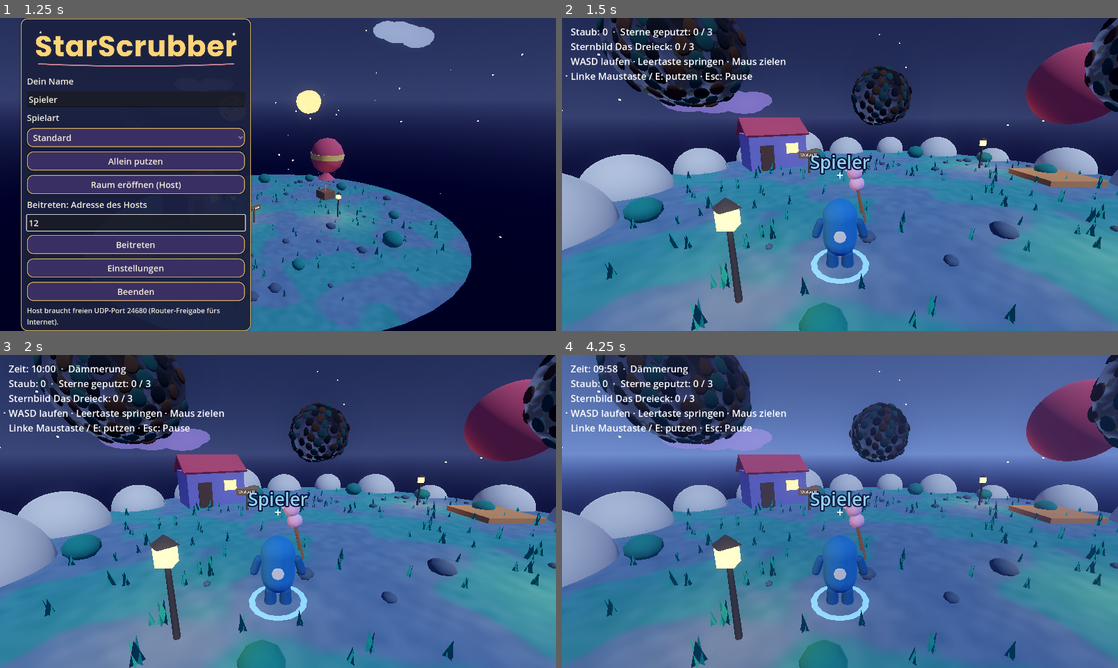
Above: before the commit, frames 1-4 (two rows, left to right).
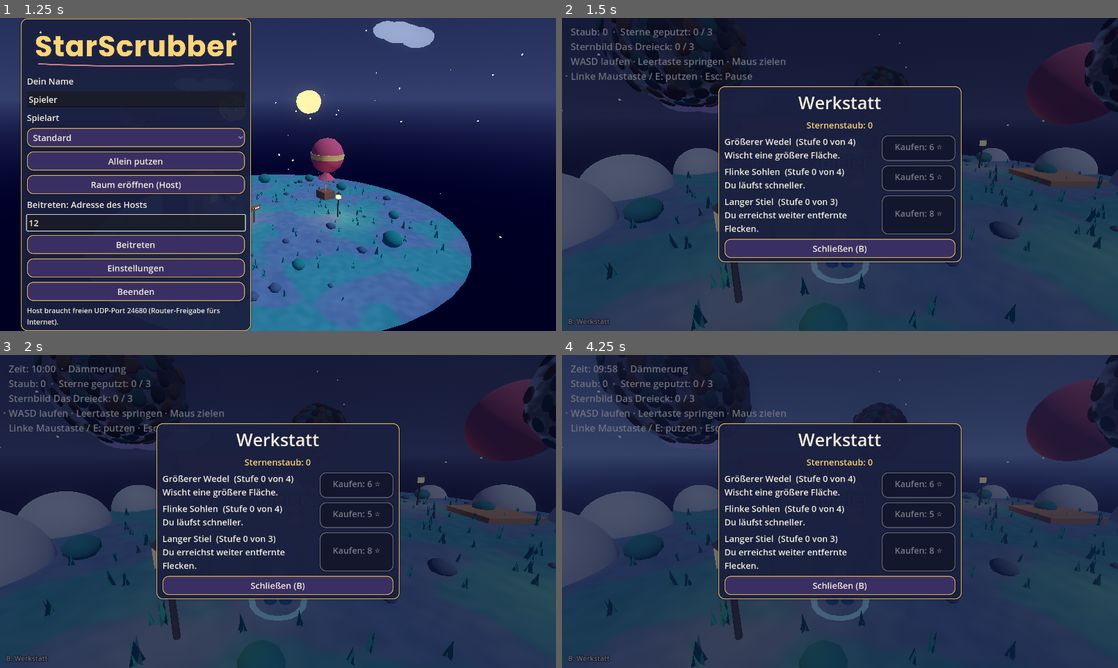
Above: after the commit, the same moments.

Repository: ClaudeAIDriven/sternenhausmeister
Game: Godot game, scene res://main.tscn
The game is run twice, just before and just after one commit, with the same random seed, the same clock (stepped at 60 frames per second) and the same inputs.
Inputs (mouse positions are in pixels of both pictures, inside the frame that each line leads up to):
- Up to frame 1 (1.25 s): click (133, 221) at 0.52 s; type "12" at 0.6 s
- Up to frame 2 (1.5 s): tap Enter at 1.25 s; move the mouse to (962, 158) at 1.27 s; hold D from 1.28 s (still down); tap B at 1.35 s; click (962, 158) at 1.42 s
- Up to frame 3 (2 s): keep holding D; tap Space at 1.52 s; tap E at 1.55 s
- Up to frame 4 (4.25 s): release D at 2 s; click (840, 586) at 2 s, where only the run after the commit has a clickable "Schließen (B)"; move the mouse to (812, 511) at 2.77 s; hold W (move_forward) from 2.78 s (still down); tap E at 2.85, 3.8 s; click (812, 511) at 2.92 s; tap Space (jump) at 3.02 s; tap B at 3.05 s; move the mouse to (851, 505) at 3.52 s; press the mouse at (851, 505) at 3.53 s

Frame 1 is identical in both runs. In frame 2, 90% of the frame differs, in the area x 0-100%, y 0-100%; in frame 3, 91%; in frame 4, 94%.

Commit message:
I-09: I-09: Werkstatt-Oberfläche (Shop-UI)
Co-Authored-By: Claude Sonnet 5.5 <noreply@anthropic.com>
Claude-Session: https://claude.ai/code/session_01UX1HcszKwP6Ky2c9Uvvm1F

Diff:
--- a/TASKS/tasks.json
+++ b/TASKS/tasks.json
@@ -1271,5 +1271,26 @@
   "skills": "GDScript",
   "owner": "A",
   "prio": "must"
+ },
+ {
+  "id": "I-09",
+  "area": "UI",
+  "title": "Werkstatt-Oberfläche (Shop-UI)",
+  "deps": [
+   "G-05",
+   "U-03"
+  ],
+  "size": "S",
+  "status": "done",
+  "goal": "Taste B öffnet die Werkstatt: Upgrades mit Stufe, Preis und Kaufen-Knopf; dauerhafter Tastenhinweis.",
+  "files": [
+   "shop_ui.gd",
+   "main.gd",
+   "tests/test_shop_ui.gd"
+  ],
+  "accept": "Test: B öffnet/schließt, Kauf bucht Staub, Knöpfe sperren ohne Staub; Screenshot.",
+  "skills": "GDScript",
+  "owner": "A",
+  "prio": "must"
  }
 ]
--- a/main.gd
+++ b/main.gd
@@ -22,6 +22,7 @@
 var accessibility: Accessibility
 var combo := Combo.new()   # G-12
 var shop: Shop
+var shop_ui: ShopUI
 var note_idx := 0
 var scrub_cooldown := 0.0
 
@@ -61,6 +62,9 @@
 	pause = Pause.new()   # U-03: Esc
 	pause.accessibility = accessibility
 	add_child(pause)
+	shop_ui = ShopUI.new()   # I-09: Werkstatt-Oberfläche (Taste B, nach der Pause angelegt: Esc kommt zuerst hier an)
+	add_child(shop_ui)
+	shop_ui.bind(shop)
 	NetworkManager.disconnected.connect(func(): get_tree().change_scene_to_file("res://menu.tscn"))
 	world.star_scrubbed.connect(_on_star_scrubbed)
 	world.star_cleaned.connect(_on_star_cleaned)
@@ -166,7 +170,7 @@
 
 
 func _input(event: InputEvent) -> void:
-	if event is InputEventMouseButton and event.pressed and Input.mouse_mode != Input.MOUSE_MODE_CAPTURED and not pause.is_open and not summary.is_open:
+	if event is InputEventMouseButton and event.pressed and Input.mouse_mode != Input.MOUSE_MODE_CAPTURED and not pause.is_open and not summary.is_open and not shop_ui.is_open:
 		Input.mouse_mode = Input.MOUSE_MODE_CAPTURED
 
 
--- /dev/null
+++ b/shop_ui.gd
@@ -0,0 +1,128 @@
+class_name ShopUI
+extends CanvasLayer
+## Werkstatt-Oberfläche (I-09): Taste B öffnet/schließt die Liste der Upgrades (Shop, G-05). Zeigt Staub, Stufe, Preis und
+## einen Kaufen-Knopf je Upgrade. Unten links steht dauerhaft ein kleiner Hinweis auf die Taste. Esc schließt ebenfalls.
+## Nutzung: `var ui := ShopUI.new(); add_child(ui); ui.bind(shop)`.
+
+var is_open := false
+var rows := {}        # Upgrade-ID -> {"label": Label, "button": Button}
+var dust_label: Label
+var hint_label: Label
+var _shop: Shop
+var _root: Control
+var _col: VBoxContainer
+
+
+func _ready() -> void:
+	layer = 30
+	process_mode = Node.PROCESS_MODE_ALWAYS
+	hint_label = Label.new()
+	hint_label.text = "B: Werkstatt"
+	hint_label.add_theme_font_size_override("font_size", UiTheme.FONT_HINT)
+	hint_label.add_theme_color_override("font_color", Palette.UI_IVORY)
+	hint_label.add_theme_color_override("font_outline_color", Palette.UI_PANEL)
+	hint_label.add_theme_constant_override("outline_size", 6)
+	hint_label.set_anchors_preset(Control.PRESET_BOTTOM_LEFT)
+	hint_label.offset_left = 14
+	hint_label.offset_top = -34
+	add_child(hint_label)
+	_root = Control.new()
+	_root.set_anchors_preset(Control.PRESET_FULL_RECT)
+	_root.visible = false
+	_root.theme = UiTheme.build(float(Settings.get_value("ui_scale")))
+	add_child(_root)
+	var dim := ColorRect.new()
+	dim.set_anchors_preset(Control.PRESET_FULL_RECT)
+	dim.color = Color(0.05, 0.06, 0.14, 0.6)
+	dim.mouse_filter = Control.MOUSE_FILTER_STOP
+	_root.add_child(dim)
+	var center := CenterContainer.new()
+	center.set_anchors_preset(Control.PRESET_FULL_RECT)
+	_root.add_child(center)
+	var panel := PanelContainer.new()
+	panel.custom_minimum_size = Vector2(560, 0)
+	center.add_child(panel)
+	_col = VBoxContainer.new()
+	_col.add_theme_constant_override("separation", 10)
+	panel.add_child(_col)
+	var title := Label.new()
+	title.text = "Werkstatt"
+	title.add_theme_font_size_override("font_size", UiTheme.FONT_MENU)
+	title.horizontal_alignment = HORIZONTAL_ALIGNMENT_CENTER
+	_col.add_child(title)
+	dust_label = Label.new()
+	dust_label.horizontal_alignment = HORIZONTAL_ALIGNMENT_CENTER
+	dust_label.add_theme_color_override("font_color", Palette.STAR_GOLD)
+	_col.add_child(dust_label)
+	GameState.dust_changed.connect(func(_a): refresh())
+
+
+func bind(shop: Shop) -> void:
+	_shop = shop
+	for u in shop.upgrades:
+		var id: String = u["id"]
+		var row := HBoxContainer.new()
+		row.add_theme_constant_override("separation", 12)
+		var label := Label.new()
+		label.size_flags_horizontal = Control.SIZE_EXPAND_FILL
+		label.autowrap_mode = TextServer.AUTOWRAP_WORD_SMART
+		row.add_child(label)
+		var button := Button.new()
+		button.custom_minimum_size = Vector2(170, 0)
+		button.pressed.connect(func(): _shop.request_buy(id))
+		row.add_child(button)
+		_col.add_child(row)
+		rows[id] = {"label": label, "button": button}
+	var close_button := Button.new()
+	close_button.text = "Schließen (B)"
+	close_button.pressed.connect(close)
+	_col.add_child(close_button)
+	shop.levels_changed.connect(refresh)
+	refresh()
+
+
+func refresh() -> void:
+	if _shop == null:
+		return
+	dust_label.text = "Sternenstaub: %d" % GameState.dust
+	for u in _shop.upgrades:
+		var id: String = u["id"]
+		var r: Dictionary = rows[id]
+		var lv := _shop.level(id)
+		r["label"].text = "%s  (Stufe %d von %d)\n%s" % [u["name"], lv, int(u["max_level"]), u["desc"]]
+		var b: Button = r["button"]
+		if _shop.is_maxed(id):
+			b.text = "Maximal"
+			b.disabled = true
+		else:
+			b.text = "Kaufen: %d ⭐" % _shop.cost(id)
+			b.disabled = not _shop.can_buy(id)
+
+
+func _unhandled_input(event: InputEvent) -> void:
+	if event is InputEventKey and event.pressed and not event.echo:
+		if event.physical_keycode == KEY_B:
+			toggle()
+		elif event.physical_keycode == KEY_ESCAPE and is_open:
+			close()
+			get_viewport().set_input_as_handled()
+
+
+func toggle() -> void:
+	if is_open:
+		close()
+	else:
+		open()
+
+
+func open() -> void:
+	is_open = true
+	_root.visible = true
+	refresh()
+	Input.mouse_mode = Input.MOUSE_MODE_VISIBLE
+
+
+func close() -> void:
+	is_open = false
+	_root.visible = false
+	Input.mouse_mode = Input.MOUSE_MODE_CAPTURED
--- /dev/null
+++ b/tests/test_shop_ui.gd
@@ -0,0 +1,42 @@
+extends SceneTree
+## Test I-09: Werkstatt-Oberfläche: B öffnet/schließt, Zeilen zeigen Stufe und Preis, Kaufen-Knopf bucht Staub ab, Knöpfe sperren ohne Staub.
+var frames := 0
+var main
+
+func _key(code: int) -> InputEventKey:
+	var e := InputEventKey.new()
+	e.physical_keycode = code
+	e.pressed = true
+	return e
+
+func _process(_d: float) -> bool:
+	frames += 1
+	if frames == 3:
+		load("res://menu.gd").launch = {"mode": "solo", "ip": "", "name": "T"}
+		main = load("res://main.tscn").instantiate()
+		root.add_child(main)
+	elif frames == 8:
+		var ui = main.shop_ui
+		var gs = root.get_node("GameState")
+		var ok: bool = ui != null and not ui.is_open and ui.rows.size() == 3
+		gs.dust = 0
+		ui.refresh()
+		ok = ok and ui.rows["wipe_size"]["button"].disabled and ("Stufe 0 von 4" in ui.rows["wipe_size"]["label"].text)
+		ui._unhandled_input(_key(KEY_B))
+		ok = ok and ui.is_open and ui._root.visible
+		gs.add_dust(50)   # dust_changed -> refresh
+		var b: Button = ui.rows["wipe_size"]["button"]
+		ok = ok and not b.disabled and "Kaufen" in b.text
+		var before: int = gs.dust
+		b.pressed.emit()
+		ok = ok and main.shop.level("wipe_size") == 1 and gs.dust < before and "Stufe 1 von 4" in ui.rows["wipe_size"]["label"].text
+		ok = ok and ("Sternenstaub: %d" % gs.dust) in ui.dust_label.text
+		ui._unhandled_input(_key(KEY_B))
+		ok = ok and not ui.is_open
+		ui.open()
+		ui._unhandled_input(_key(KEY_ESCAPE))
+		ok = ok and not ui.is_open
+		print("TEST_SHOP_UI OK" if ok else "TEST_SHOP_UI FAIL")
+		load("res://menu.gd").launch = {}
+		quit(0 if ok else 1)
+	return false
Not shown, changed: PLAN.md
Not shown, added: TASKS/I-09.md
Not shown, changed: TASKS/INDEX.md
